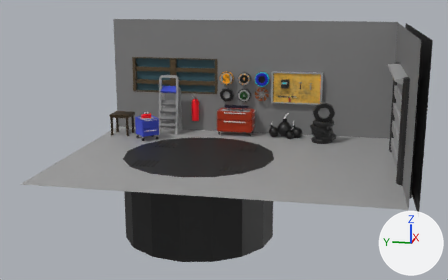
One commit to the FBX model Documentacao/Modelos/Cenário/Modelos3D/Claudio/Blender/MecanicoInterior.fbx: the scene before it, then after it.
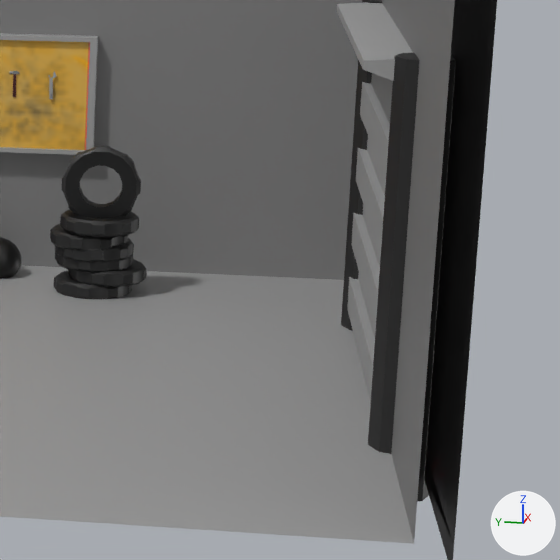
The first picture shows the older version from a camera (50 mm lens) standing at (-18.02, -1.11, 5.34) and looking at (-0.11, 2.47, 0.86). The close-ups show both versions on the part from 66% to 100% of the width and 22% to 77% of the height of that picture; other places that the commit changed are outside them. Lighting does not change. The marker at lower right points along +X, +Y and +Z. Where no turn or scale is listed for an object, it has been applied to the vertices.

In view in the first close-up: 'Interior'.
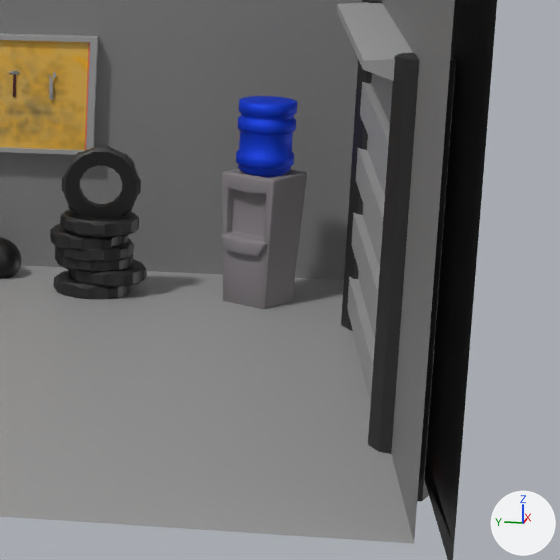
The change, as JSON lines over the scene's bpy script:
```json
{"op": "add", "block": "mat_galao", "code": ["mat_galao = principled_material('Galao')", "mat_galao.base_color = (0.0, 0.0546, 0.8)  # blue #0042e7", "mat_galao.metallic = 0.532", "mat_galao.roughness = 0.608", "mat_galao.alpha = 0.916"]}
{"op": "add", "block": "mat_corpodobebedouro", "code": ["mat_corpodobebedouro = principled_material('CorpoDoBebedouro')", "mat_corpodobebedouro.base_color = (0.22, 0.203, 0.216)  # grey #817c80", "mat_corpodobebedouro.roughness = 0.682"]}
{"op": "add", "block": "me_galao_001", "code": ["me_galao_001 = bpy.data.meshes.new('Galao.001')", "me_galao_001.from_pydata(...)  # 306 vertices, 304 faces; spans x -0.249..0.249, y -0.249..0.249, z -0.355..0.355", "me_galao_001.materials.append(mat_galao)  # blue #0042e7"]}
{"op": "add", "block": "me_corpodobebedouro_001", "code": ["me_corpodobebedouro_001 = bpy.data.meshes.new('CorpoDoBebedouro.001')", "me_corpodobebedouro_001.from_pydata(...)  # 296 vertices, 292 faces; spans x -0.367..0.367, y -0.367..0.367, z -0.608..0.608", "me_corpodobebedouro_001.materials.append(mat_corpodobebedouro)  # grey #817c80"]}
{"op": "add", "block": "ob_galao", "code": ["ob_galao = bpy.data.objects.new('Galao', me_galao_001)", "ob_galao.location = (2.432, -1.8, 1.765)"]}
{"op": "add", "block": "ob_corpodobebedouro", "code": ["ob_corpodobebedouro = bpy.data.objects.new('CorpoDoBebedouro', me_corpodobebedouro_001)", "ob_corpodobebedouro.location = (2.429, -1.805, 0.878)"]}
```

Changed parts and their boxes (x1, y1, x2, y2) in the close-ups (560 x 560 px):
```json
{"object": "CorpoDoBebedouro", "change": "added", "after": [221, 168, 307, 309]}
{"object": "Galao", "change": "added", "after": [236, 96, 297, 178], "on screen": "blue"}
```
